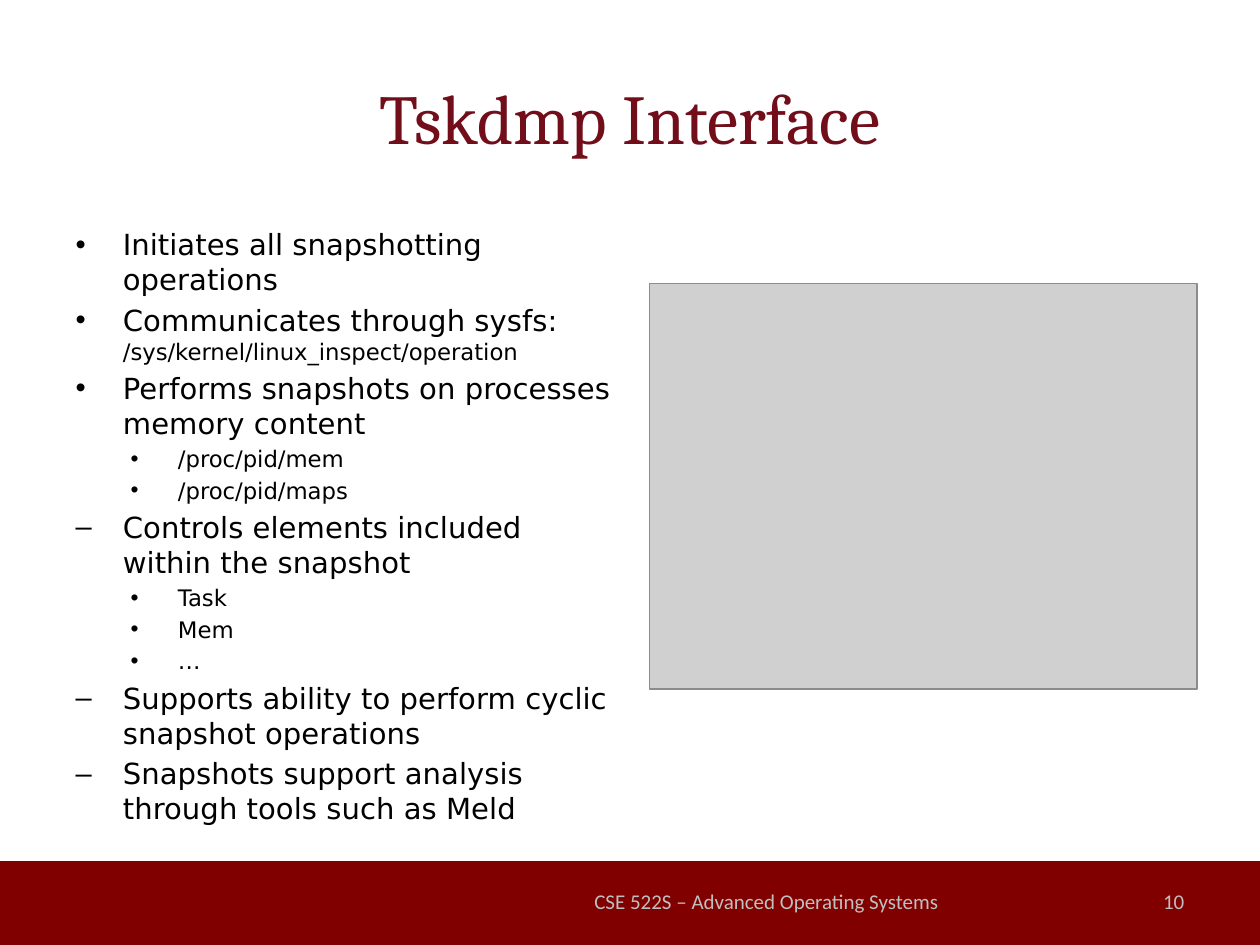
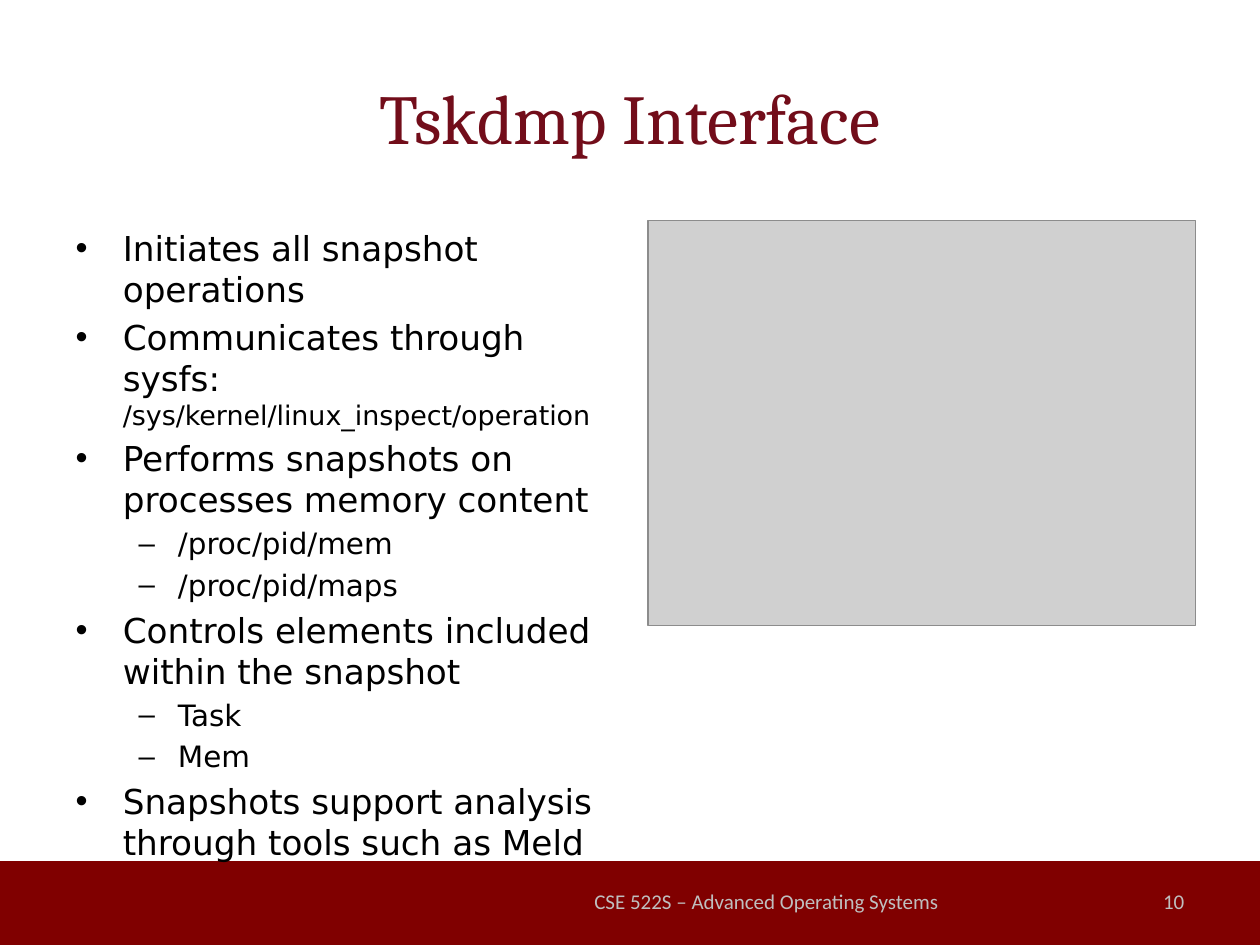
Before and after one commit to millerrt3/LinuxSuspendable, a slide deck: slide 10 of final_presentation.pptx. Drawn at 1260x945 pixels with LibreOffice and Linux fonts; fonts in the diff are those of the drawing; grey boxes stand for pictures; background and template pictures are left out. Boxes give left, top, right and bottom in pixels: in the first picture for what was removed or moved away, otherwise in the second. Text is boxed around its words. In the diff, an @@ line names an element or a change of style, - is before the commit and + after.

Commit message:
Added the captures that can be utilized with meld to show the characteristics discussed in the presentation. Also, added some final touches to the presentation.

```diff
--- a/final_presentation.pptx
+++ b/final_presentation.pptx
@@ text at (x1=123, y1=235, x2=478, y2=309): text changed; size 16.6 to 19.6 pt @@
-  • Initiates all snapshotting operations
+• Initiates all snapshot operations
@@ picture moved from (x1=650, y1=284, x2=1197, y2=689) to (x1=648, y1=220, x2=1196, y2=625) @@
@@ text at (x1=123, y1=324, x2=591, y2=863): size 16.6 to 19.6 pt in "Communicates through sysfs:", "Performs snapshots on processes memory content", "Controls elements included within the snapshot", "Snapshots support analysis through tools such as ..."; size 12.9 to 15.4 pt in "/sys/kernel/linux_inspect/operation"; size 12.9 to 16.8 pt in "/proc/pid/mem", "/proc/pid/maps", "Task", "Mem"; list level 2 to 1 in "Communicates through sysfs: /sys/kernel/linux_inspect/operat ..."; list level 2 to 1 in "Performs snapshots on processes memory ..."; bullet • to –; list level 3 to 2 in "/proc/pid/mem"; list level 3 to 2 in "/proc/pid/maps"; bullet – to •; list level 2 to 1 in "Controls elements included within the ..."; list level 3 to 2 in "Task"; list level 3 to 2 in "Mem"; list level 2 to 1 in "Snapshots support analysis through tools ..." @@
@@ text at (x1=123, y1=687, x2=606, y2=750): paragraphs removed @@
-    • …
-  – Supports ability to perform cyclic snapshot operations
```
Also in this commit, not shown: 7 other slides changed, 7 other files.
